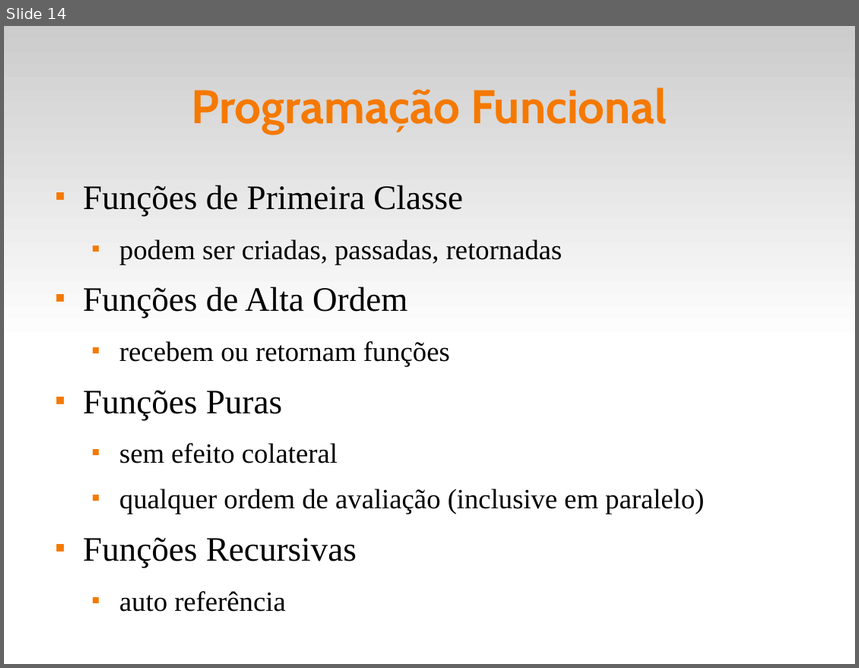
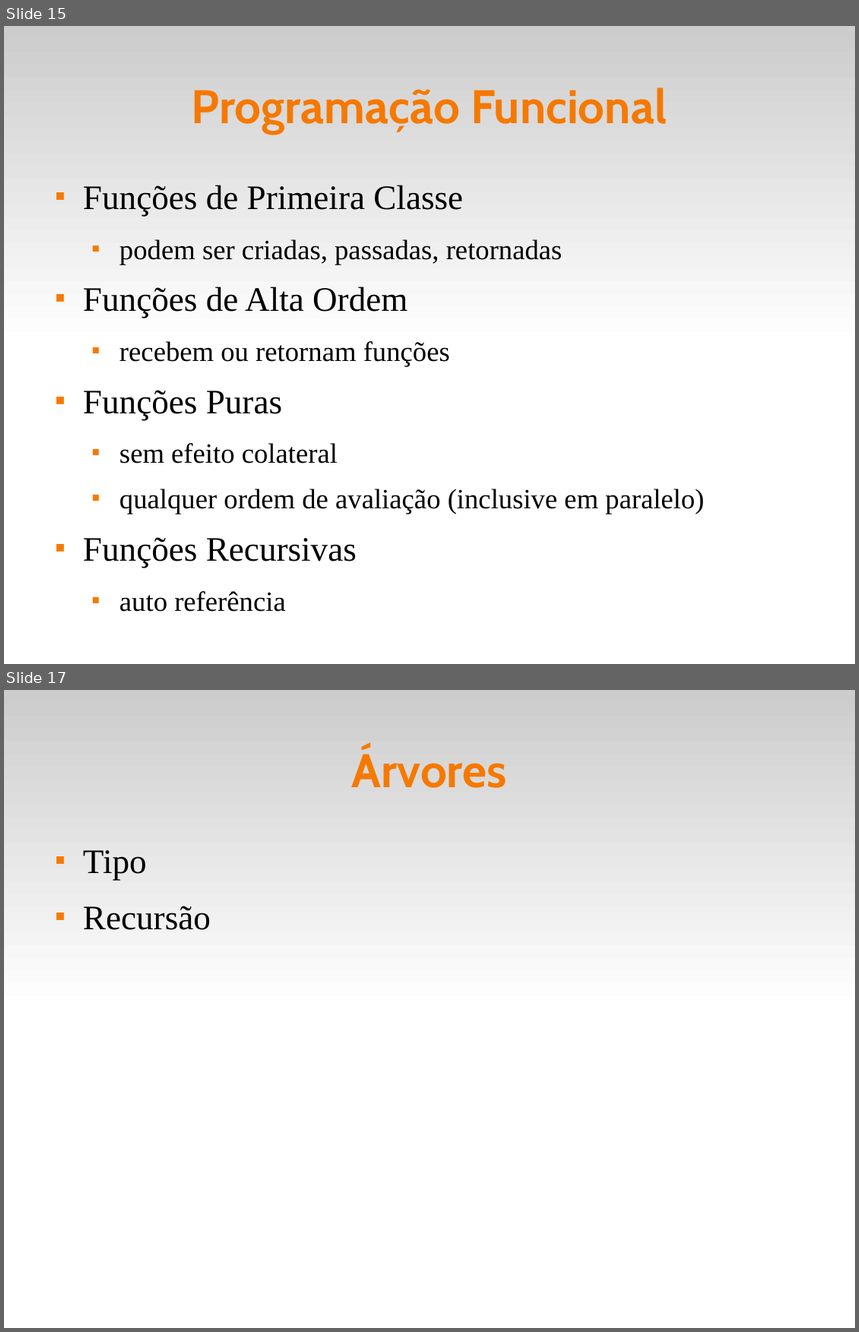
Before and after one commit to fsantanna-uerj/EDL, a slide deck: slides/edl-10-fun.odp. Shown one above the other, each under a label of ours: slide 14 before the commit, slides 15 and 17 after it; the slides between them are not shown. The pictures are 859x668 and 859x1332 pixels, drawn with LibreOffice and Linux fonts; fonts in the diff are those of the drawing. Boxes give left, top, right and bottom in pixels: in the first picture for what was removed or moved away, otherwise in the second. Text is boxed around its words. In the diff, an @@ line names an element or a change of style, - is before the commit and + after.

```diff
--- a/slides/edl-10-fun.odp
+++ b/slides/edl-10-fun.odp
@@ slide 17 added at bbox=[4, 690, 855, 1328], background #FFFFFF; not listed: 1 template element that a slide beside it also shows @@
@@ title added at bbox=[352, 748, 507, 788], 44 pt, text #F57900, bold @@
+Árvores
@@ text added at bbox=[83, 850, 211, 930], 32 pt, text #000000 @@
+■ Tipo
+■ Recursão
@@ what was slide 14 is now slide 15 @@
```
Also in this commit, not shown: 2 slides changed, 2 other slides added, 10 other files.
